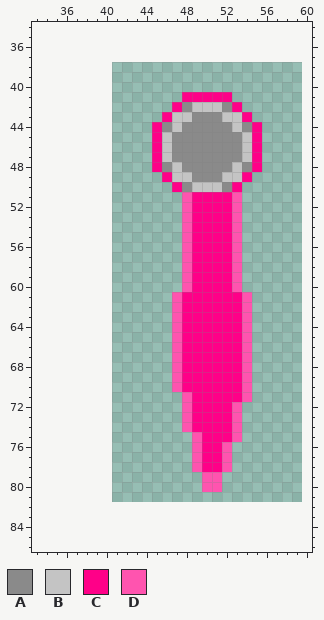
File history of a sprite sheet, Assets/Sprites/UI_Size Dial Needle.png. Above is the file before it was changed.
The file is 19x44 pixels. Shown: x 33..60, y 34..86. The old version is drawn lined up with the new one, on the new canvas.
Palette (. is transparent): A #8a8a8a  B #c4c4c4  C #ff0088  D #ff54af
After:
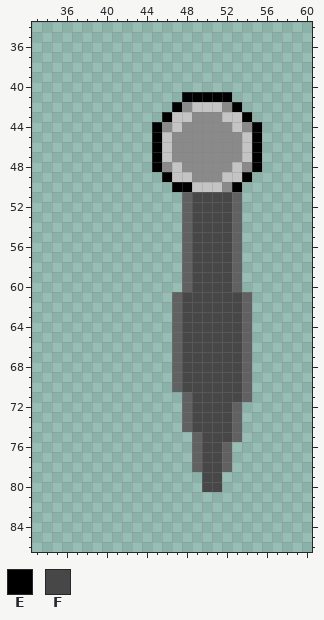
Colours new in this view: E #000000  F #474747
The author wrote: Updated Size Indicator UI Elements Created new sprites for size Indicator UI
The edit:
canvas 19x44 -> 100x100, the old top-left corner now at 41,38
Colour D changes from #ff54af to #616161.
Colour E replaces colour A in row 50 at x 48.
Colour E replaces colour C in row 41 at x 48 to 52; in row 42 at x 47 and 53; in row 43 at x 46 and 54; in rows 44 to 48 at x 45 and 55; in row 49 at x 46 and 54; in row 50 at x 47 and 53.
Colour F replaces colour C in rows 51 to 60 at x 49 to 52; in rows 61 to 70 at x 48 to 53; in row 71 at x 49 to 53; in rows 72 to 74 at x 49 to 52; in row 75 at x 50 to 52; in rows 76 to 78 at x 50 to 51.
Colour F replaces colour D in rows 79 to 80 at x 50 to 51.
Where, in picture pixels (left, top, right, bottom), the same in both pictures:
changed: (152, 92, 262, 492)
